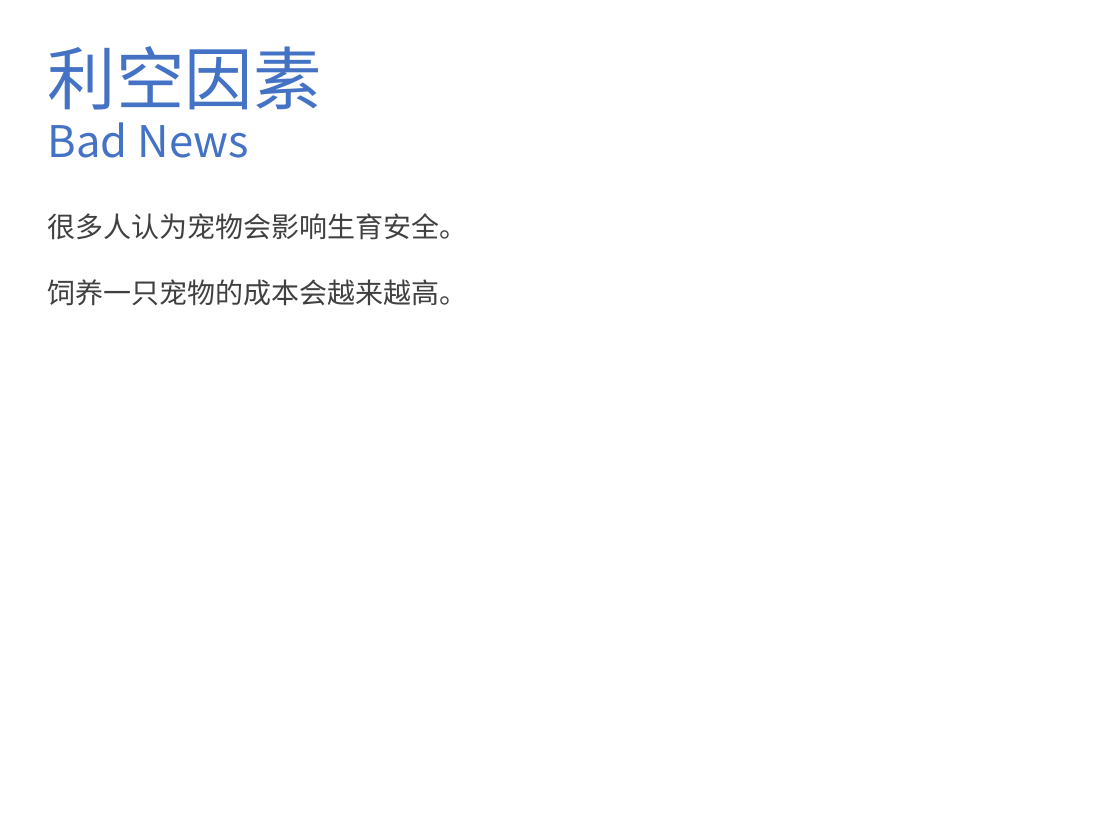
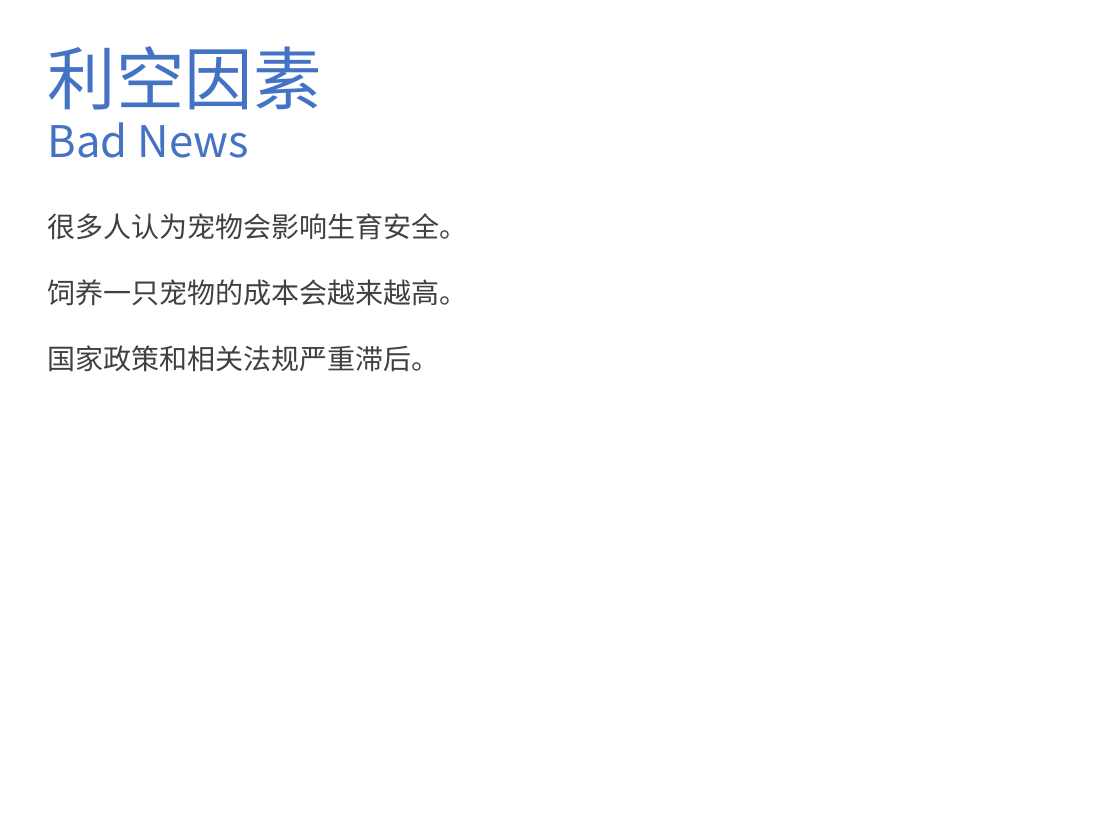
Before and after one commit to eplane/lingdang, a slide deck: slide 9 of doc/ppt/新建 Microsoft PowerPoint 演示文稿 (2).pptx (slide 8 before the commit). Drawn at 1120x840 pixels with LibreOffice and Linux fonts; fonts in the diff are those of the drawing. Boxes give left, top, right and bottom in pixels: in the first picture for what was removed or moved away, otherwise in the second. Text is boxed around its words. In the diff, an @@ line names an element or a change of style, - is before the commit and + after.

```diff
--- a/doc/ppt/新建 Microsoft PowerPoint 演示文稿 (2).pptx
+++ b/doc/ppt/新建 Microsoft PowerPoint 演示文稿 (2).pptx
@@ text at <box>48,345,440,372</box>: paragraph added @@
+国家政策和相关法规严重滞后。
```
Also in this commit, not shown: 6 other slides changed, 5 slides added, 2 slides removed, 5 other files.
